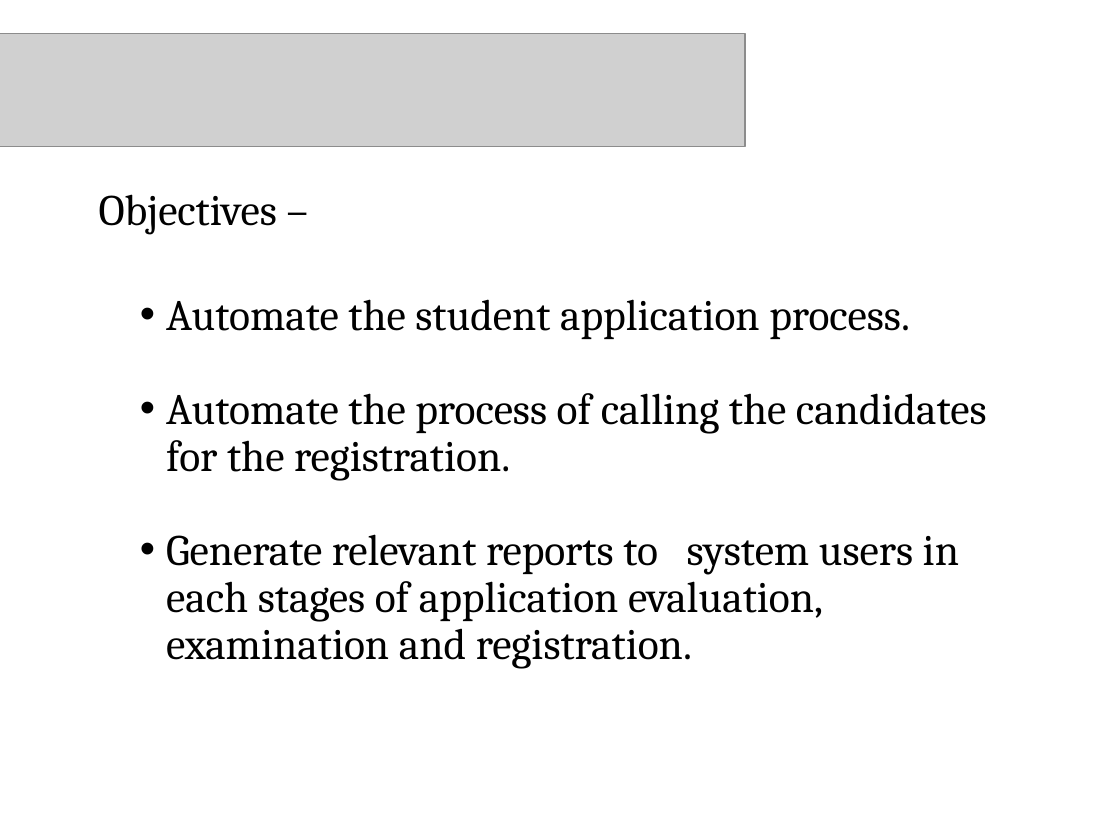
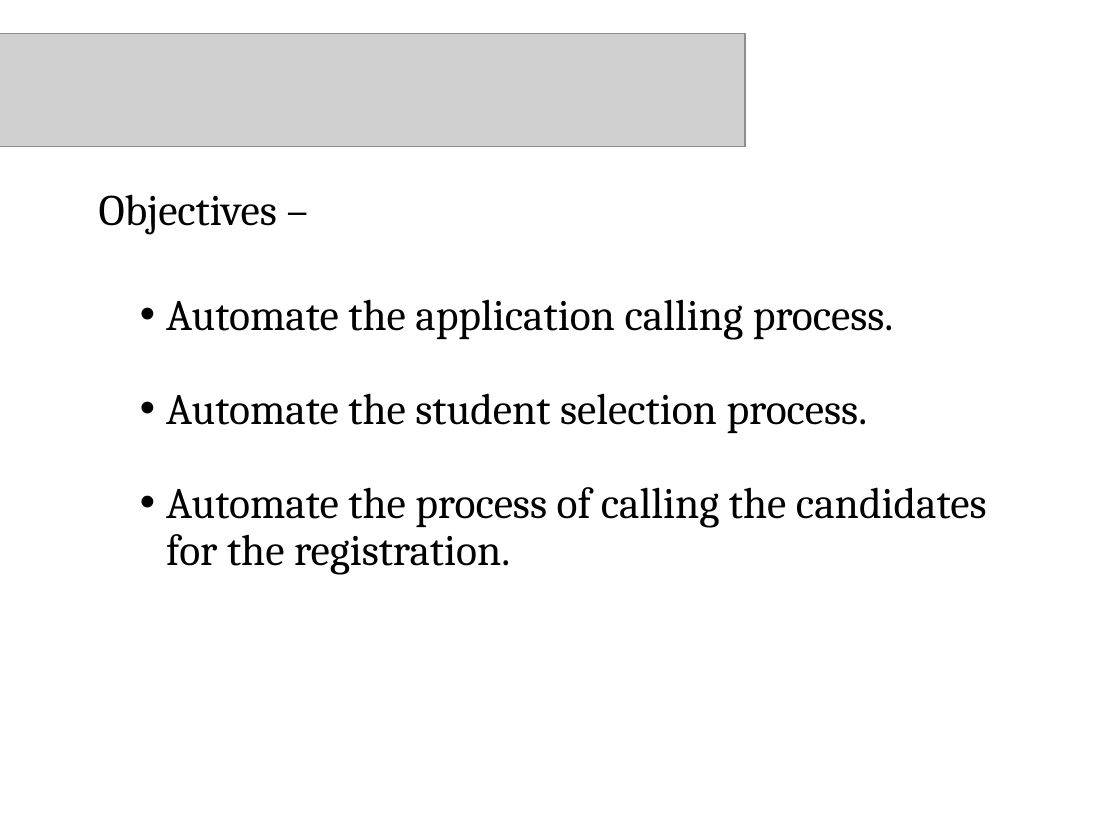
Before and after one commit to charitha09/BIT-Information-Management-System, a slide deck: slide 9 of Documents/Group14.ppt. Drawn at 1120x840 pixels with LibreOffice and Linux fonts; fonts in the diff are those of the drawing; grey boxes stand for pictures; background and template pictures are left out. Boxes give left, top, right and bottom in pixels: in the first picture for what was removed or moved away, otherwise in the second. Text is boxed around its words. In the diff, an @@ line names an element or a change of style, - is before the commit and + after.

```diff
--- a/Documents/Group14.ppt
+++ b/Documents/Group14.ppt
@@ text at [166,299,894,433]: text changed @@
-• Automate the student application process.
+• Automate the application calling process.
+• Automate the student selection process.
@@ text at [166,534,959,669]: paragraph removed @@
-• Generate relevant reports to system users in each stages of application evaluation, examination and registration.
```
Also in this commit, not shown: 9 other slides changed, 4 slides added, 6 slides removed.
